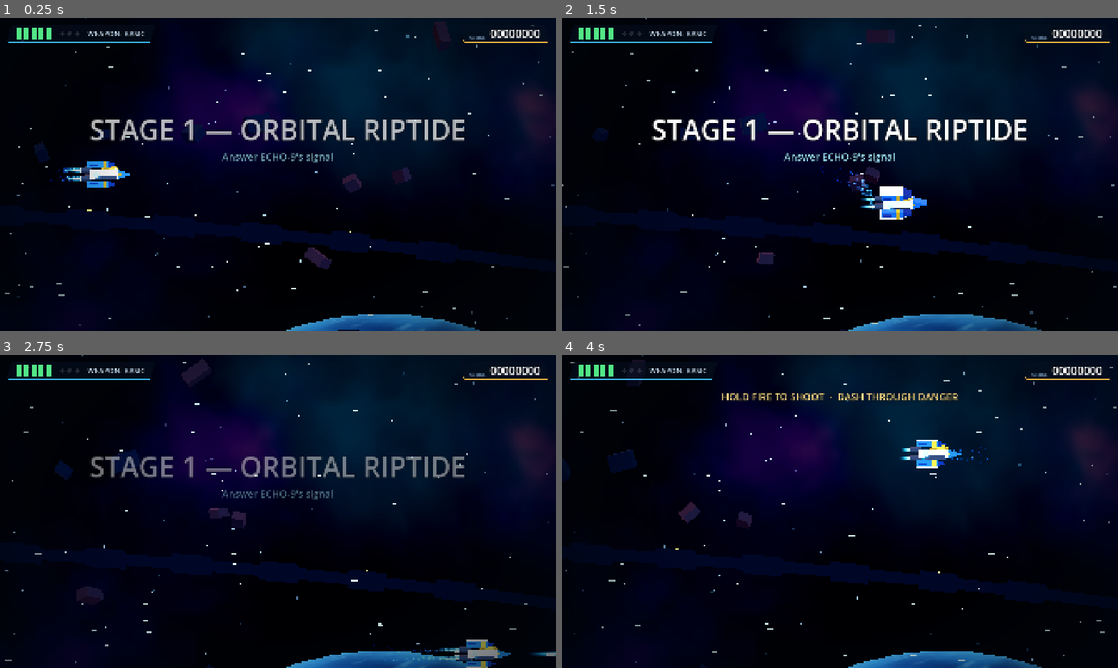
Above: before the commit, frames 1-4 (two rows, left to right).
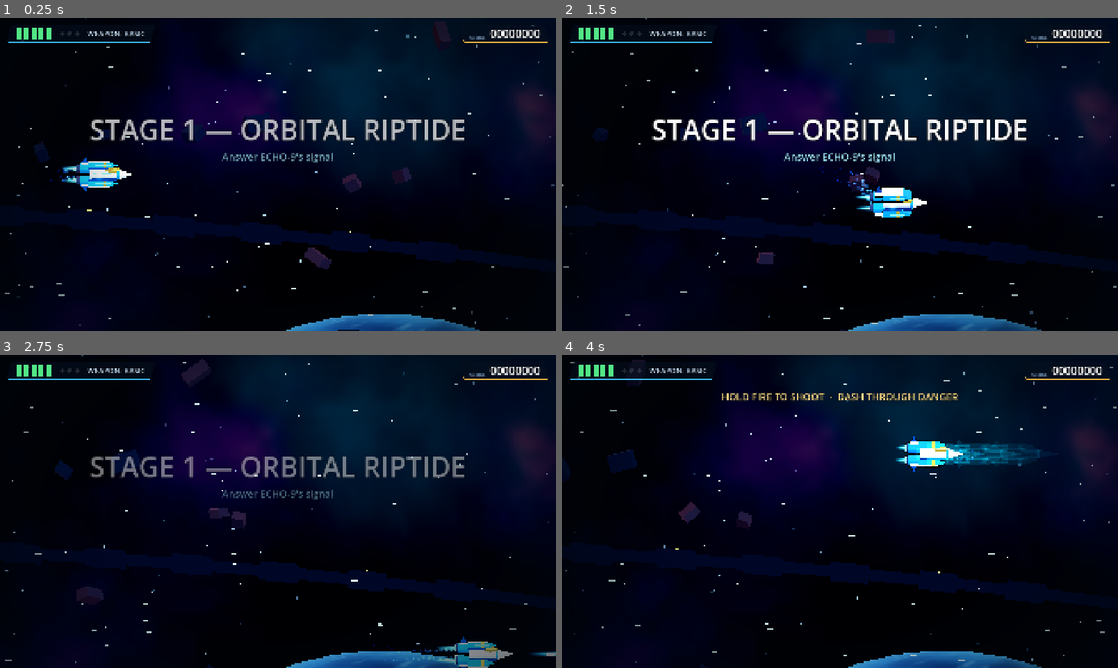
Above: after the commit, the same moments.

Repository: NikolasKorakidis/Mecha-Techa-Soldier
Game: Godot game, scene res://main/main.tscn
Same seed, same stepped clock (60 frames per second), same inputs: the game is played once before the commit and once after it.
Inputs (mouse positions are in pixels of both pictures, inside the frame that each line leads up to):
- Up to frame 1 (0.25 s): no input
- Up to frame 2 (1.5 s): tap Enter at 0.5 s; move the mouse to (962, 158) at 0.52 s; hold D (move_right) 0.53-1.28 s; tap K (dash) at 0.6 s; click (962, 158) at 0.67 s; tap Space (jump) at 0.77 s; tap L (echo) at 0.8, 1.35 s; move the mouse to (728, 190) at 1.27 s; hold S (move_down) from 1.28 s (still down)
- Up to frame 3 (2.75 s): tap Space (jump) at 1.52 s; tap J (fire) at 1.55 s; move the mouse to (333, 442) at 2.02 s; release S (move_down) at 2.03 s; hold D (move_right) from 2.03 s (still down); hold J (fire) from 2.03 s (still down); tap Z at 2.3 s
- Up to frame 4 (4 s): move the mouse to (812, 574) at 2.77 s; release D (move_right) at 2.78 s; release J (fire) at 2.78 s; hold W (move_up) 2.78-3.53 s; tap Z at 2.85 s; click (812, 574) at 2.92 s; tap Space (jump) at 3.02, 3.77 s; tap M at 3.05, 3.6 s; move the mouse to (1006, 558) at 3.52 s; hold A (move_left) from 3.53 s (still down); tap K (dash) at 3.8 s

The runs differ from the first frame. In frame 1, 0.6% of the frame differs, in the area x 11-24%, y 44-56%; in frame 2, 0.7%; in frame 3, 0.6%; in frame 4, 1.5%, in the area x 59-87%, y 26-38%.

Commit message:
Visual pass step 2: Kestrel redesign
- new hero-craft silhouette in named part groups: faceted fuselage and
  nose, dark underside keel, gold cockpit, blue swept wing blocks with
  white top strips and cyan leading edges, visible echo core, two large
  rear engine blocks (future mech shoulders)
- outline shells via scaled back-face copies (normal-grow shells vanish
  on flat faces under the ortho camera)
- recoil and squash on echo-weapon shots, low-health engine sputter,
  dash afterimages, death breakup into recognizable fragments
- invulnerability blink now tints instead of hiding the ship
- collision shapes unchanged

Co-Authored-By: Claude Opus 5.5 <noreply@anthropic.com>
Claude-Session: https://claude.ai/code/session_01PVvv6XH9MFznwUdwK1tWZd

Diff:
--- a/art/models/kestrel_model.gd
+++ b/art/models/kestrel_model.gd
@@ -1,63 +1,88 @@
 @tool
 class_name KestrelModel
 extends Node3D
-## Kestrel interceptor, built from primitives (faces +X). Broad white-and-blue body,
-## gold canopy, oversized wing blocks, cyan echo core and twin engine flames.
+## Kestrel interceptor (faces +X). Chunk-tech hero craft: faceted white fuselage, strong nose,
+## dark underside, gold cockpit, blue wing blocks with cyan edge accents, a visible echo core,
+## and two large rear wing/engine blocks (the mech's future shoulders).
+## Built as named part groups so the death breakup can throw recognizable pieces.
 
-const HULL := Color("eef2fb")
-const BLUE := Color("2f63e0")
-const BLUE_DARK := Color("1d2f6b")
-const GOLD := Color("ffc543")
-const METAL := Color("3a4152")
-const CORE := Color("40c8ff")
+const PART_NAMES: Array[String] = ["Nose", "Fuselage", "WingUpper", "WingLower", "EngineUpper", "EngineLower"]
 
 var _flames: Array[MeshInstance3D] = []
+var _flame_materials: Array[ShaderMaterial] = []
+var _nozzles: Array[StandardMaterial3D] = []
+var _core_glow: MeshInstance3D
 var _dash_streak: MeshInstance3D
 var _thrust: float = 0.6
+var _health_ratio: float = 1.0
 var _time: float = 0.0
+var _recoil: float = 0.0
+var _sputter: float = 0.0
 
 
 func _ready() -> void:
 	ModelKit.clear(self)
 	_flames.clear()
-	var hull := ModelKit.toon(HULL, 0.45)
-	var blue := ModelKit.toon(BLUE, 0.6, 0.45, 0.2)
-	var blue_dark := ModelKit.toon(BLUE_DARK, 0.5)
-	var gold := ModelKit.glossy(GOLD)
-	var metal := ModelKit.toon(METAL, 0.3, 0.4, 0.5)
-	var core := ModelKit.emissive(CORE, 3.0)
+	_flame_materials.clear()
+	_nozzles.clear()
+	var white := ModelKit.hull(Palette.PLAYER_PRIMARY)
+	var blue := ModelKit.hull(Palette.PLAYER_SECONDARY)
+	var blue_dark := ModelKit.hull(Palette.PLAYER_SHADOW, ArtStyle.OUTLINE_THIN)
+	var under := ModelKit.hull(Palette.PLAYER_SHADOW.darkened(0.25), ArtStyle.OUTLINE_THIN, 0.3)
+	var gold := ModelKit.glossy(Palette.PLAYER_GOLD)
+	ModelKit.with_outline(gold, ArtStyle.OUTLINE_THIN)
+	var edge := ModelKit.emissive(Palette.PLAYER_ENERGY, 2.2)
+	var metal := ModelKit.hull(Color("2b3550"), ArtStyle.OUTLINE_THIN, 0.35)
 
-	# Fuselage and nose.
-	ModelKit.box(self, Vector3(1.7, 0.52, 0.72), Vector3(0.0, 0.0, 0.0), hull)
-	ModelKit.box(self, Vector3(1.2, 0.2, 0.76), Vector3(0.1, -0.2, 0.0), metal)
-	ModelKit.prism(self, Vector3(0.52, 0.8, 0.66), Vector3(1.25, 0.0, 0.0), blue, Vector3(0, 0, -90))
-	ModelKit.box(self, Vector3(0.18, 0.1, 0.7), Vector3(0.9, 0.0, 0.0), gold)
-	ModelKit.sphere(self, 0.3, Vector3(0.35, 0.3, 0.05), gold, Vector3(1.7, 0.7, 0.95))
+	# Nose: faceted cone with a blue tip band.
+	var nose := ModelKit.group(self, "Nose", Vector3(1.05, 0.0, 0.0))
+	ModelKit.cone_x(nose, 0.34, 0.95, Vector3(0.25, 0.0, 0.0), white, 6)
+	ModelKit.hex_x(nose, 0.345, 0.14, Vector3(-0.25, 0.0, 0.0), blue, 6)
 
-	# Oversized wing blocks (they become the mech's shoulders later).
+	# Fuselage: faceted body, dark underside keel, gold cockpit, cyan spine line.
+	var body := ModelKit.group(self, "Fuselage")
+	ModelKit.hex_x(body, 0.36, 1.7, Vector3(0.05, 0.0, 0.0), white, 6, 0.92)
+	ModelKit.box(body, Vector3(1.5, 0.16, 0.5), Vector3(0.0, -0.3, 0.0), under)
+	ModelKit.sphere(body, 0.26, Vector3(0.45, 0.24, 0.08), gold, Vector3(1.9, 0.75, 1.0))
+	ModelKit.box(body, Vector3(1.1, 0.04, 0.05), Vector3(-0.1, 0.05, 0.37), edge)
+	# Echo core on the camera side, violet-cyan so it reads as energy, not armor.
+	ModelKit.sphere(body, 0.15, Vector3(-0.3, -0.02, 0.36), ModelKit.emissive(Palette.PLAYER_ENERGY.lerp(Palette.RESONANCE_VIOLET, 0.35), 3.0))
+	_core_glow = ModelKit.quad(body, Vector2.ONE * 0.9, Vector3(-0.3, -0.02, 0.45), ModelKit.glow(Palette.PLAYER_ENERGY, ArtStyle.GLOW_STANDARD * 0.6))
+
+	# Wing blocks: chunky, swept, white top strip, cyan leading edge, dark underside.
 	for side: float in [1.0, -1.0]:
-		var y := 0.56 * side
-		ModelKit.box(self, Vector3(1.25, 0.36, 1.15), Vector3(-0.35, y, 0.0), blue)
-		ModelKit.box(self, Vector3(1.3, 0.08, 1.18), Vector3(-0.35, y + 0.2 * side, 0.0), hull)
-		ModelKit.box(self, Vector3(0.22, 0.38, 1.18), Vector3(0.05, y, 0.0), gold)
-		ModelKit.prism(self, Vector3(0.36, 0.5, 1.0), Vector3(0.5, y, 0.0), blue_dark, Vector3(0, 0, -90))
-		ModelKit.box(self, Vector3(0.5, 0.12, 0.2), Vector3(-0.6, y, 0.62), blue_dark)
-		# Engine nacelle, nozzle ring and flame.
-		var ey := 0.24 * side
-		ModelKit.cylinder(self, 0.19, 0.22, 0.62, Vector3(-1.0, ey, 0.0), metal, Vector3(0, 0, 90))
-		ModelKit.cylinder(self, 0.2, 0.2, 0.06, Vector3(-1.33, ey, 0.0), core, Vector3(0, 0, 90))
-		var flame := ModelKit.quad(self, Vector2(1.0, 0.34), Vector3(-1.85, ey, 0.05),
-				ModelKit.glow(Color(0.45, 0.85, 1.0), 2.2, ModelKit.GlowShape.STREAK))
+		var wing := ModelKit.group(self, "WingUpper" if side > 0 else "WingLower", Vector3(-0.2, 0.52 * side, 0.0))
+		ModelKit.box(wing, Vector3(1.15, 0.34, 1.0), Vector3(-0.1, 0.0, 0.0), blue)
+		ModelKit.prism(wing, Vector3(0.34, 0.55, 1.0), Vector3(0.74, 0.0, 0.0), blue, Vector3(0, 0, -90))
+		ModelKit.box(wing, Vector3(1.2, 0.07, 1.02), Vector3(-0.1, 0.19 * side, 0.0), white)
+		ModelKit.box(wing, Vector3(0.9, 0.05, 0.06), Vector3(0.15, 0.0, 0.52), edge)
+		ModelKit.box(wing, Vector3(0.2, 0.36, 1.03), Vector3(0.22, 0.0, 0.0), gold)
+		ModelKit.box(wing, Vector3(1.1, 0.08, 0.9), Vector3(-0.12, -0.18 * side, 0.0), blue_dark)
+
+	# Rear wing/engine blocks — large, rounded, future mech shoulders.
+	for side: float in [1.0, -1.0]:
+		var engine := ModelKit.group(self, "EngineUpper" if side > 0 else "EngineLower", Vector3(-1.0, 0.36 * side, -0.05))
+		ModelKit.hex_x(engine, 0.3, 0.8, Vector3.ZERO, blue, 8, 0.9)
+		ModelKit.box(engine, Vector3(0.7, 0.12, 0.7), Vector3(0.05, 0.26 * side, 0.0), white)
+		ModelKit.prism(engine, Vector3(0.5, 0.45, 0.25), Vector3(-0.1, 0.42 * side, 0.0), blue_dark,
+				Vector3(0, 0, 0.0 if side > 0 else 180.0))
+		ModelKit.hex_x(engine, 0.24, 0.18, Vector3(-0.48, 0.0, 0.0), metal, 8)
+		var nozzle := ModelKit.emissive(Palette.PLAYER_ENERGY, 2.6)
+		_nozzles.append(nozzle)
+		ModelKit.cylinder(engine, 0.2, 0.2, 0.05, Vector3(-0.58, 0.0, 0.0), nozzle, Vector3(0, 0, 90), 8)
+		var flame_material := ModelKit.glow(Palette.PLAYER_ENERGY.lerp(Color.WHITE, 0.25), 2.2, ModelKit.GlowShape.STREAK)
+		_flame_materials.append(flame_material)
+		var flame := ModelKit.quad(engine, Vector2(1.0, 0.36), Vector3(-1.1, 0.0, 0.05), flame_material)
 		_flames.append(flame)
 
-	# Echo core on the camera-facing side: the part that moves into the mech arm.
-	ModelKit.sphere(self, 0.17, Vector3(-0.45, 0.0, 0.38), core)
-	ModelKit.quad(self, Vector2(0.9, 0.9), Vector3(-0.45, 0.0, 0.45), ModelKit.glow(CORE, 0.9))
+	_dash_streak = ModelKit.quad(self, Vector2(4.2, 1.5), Vector3(-2.6, 0.0, -0.4),
+			ModelKit.glow(Palette.PLAYER_SECONDARY.lerp(Palette.PLAYER_ENERGY, 0.5), 1.3, ModelKit.GlowShape.STREAK))
+	_dash_streak.visible = false
 
-	# Tapered afterimage shown only while dashing.
-	_dash_streak = ModelKit.quad(self, Vector2(4.0, 1.4), Vector3(-2.4, 0.0, -0.3),
-			ModelKit.glow(Color(0.35, 0.75, 1.0), 1.4, ModelKit.GlowShape.STREAK))
-	_dash_streak.visible = false
+
+## 0 = idle, 1 = cruising forward, >1 = dash burst.
+func set_thrust(value: float) -> void:
+	_thrust = value
 
 
 func set_dashing(dashing: bool) -> void:
@@ -65,18 +90,53 @@
 		_dash_streak.visible = dashing
 
 
-## 0 = idle, 1 = cruising forward, >1 = dash burst.
-func set_thrust(value: float) -> void:
-	_thrust = value
+## Backward kick + squash on strong shots (0..1).
+func recoil(strength: float = 1.0) -> void:
+	_recoil = maxf(_recoil, clampf(strength, 0.0, 1.0))
+
+
+## Below ~25% the engines sputter and smoke.
+func set_health_ratio(ratio: float) -> void:
+	_health_ratio = ratio
+
+
+## World-space copies of the major parts for the death breakup.
+func make_fragments() -> Array[Node3D]:
+	var pieces: Array[Node3D] = []
+	for part_name in PART_NAMES:
+		var part := get_node_or_null(NodePath(part_name)) as Node3D
+		if part == null:
+			continue
+		var copy := part.duplicate() as Node3D
+		copy.transform = part.global_transform
+		pieces.append(copy)
+	return pieces
 
 
 func _process(delta: float) -> void:
 	if Engine.is_editor_hint():
 		return
 	_time += delta
+	var damaged := _health_ratio <= 0.25
+	if damaged:
+		# Irregular engine cut-outs.
+		_sputter -= delta
+		if _sputter <= -0.12:
+			_sputter = randf_range(0.2, 0.7)
+	var cut := damaged and _sputter < 0.0
 	for i in _flames.size():
 		var flicker := 0.85 + 0.15 * sin(_time * 55.0 + i * 1.7)
-		var length := (0.55 + _thrust * 0.75) * flicker
+		if damaged:
+			flicker *= randf_range(0.5, 1.1)
+		var length := (0.55 + _thrust * 0.75) * flicker * (0.25 if cut else 1.0)
 		var flame := _flames[i]
 		flame.scale = Vector3(length, 0.8 + 0.2 * flicker, 1.0)
-		flame.position.x = -1.36 - length * 0.5
+		flame.position.x = -0.62 - length * 0.5
+		_nozzles[i].emission_energy_multiplier = (0.6 if cut else 2.6)
+	if _core_glow:
+		(_core_glow.material_override as ShaderMaterial).set_shader_parameter(
+				&"energy", ArtStyle.GLOW_STANDARD * (0.5 + 0.15 * sin(_time * 4.0)))
+	if _recoil > 0.0:
+		_recoil = maxf(0.0, _recoil - delta * 7.0)
+	position.x = -_recoil * 0.22
+	scale = Vector3(1.0 - _recoil * 0.08, 1.0 + _recoil * 0.05, 1.0) if not _dash_streak.visible else scale
--- a/art/models/model_kit.gd
+++ b/art/models/model_kit.gd
@@ -6,6 +6,22 @@
 const GLOW_SHADER := preload("res://art/shaders/additive_glow.gdshader")
 
 enum GlowShape { RADIAL, STREAK, RING, FLAME }
+
+
+const OUTLINE_META := &"outline_thickness"
+
+static var _outline_material: StandardMaterial3D
+
+
+## Marks a material so every mesh built with it gets a dark outline shell.
+static func with_outline(mat: Material, thickness: float = ArtStyle.OUTLINE_THICK) -> Material:
+	mat.set_meta(OUTLINE_META, thickness)
+	return mat
+
+
+## Toon hull with an outline shell.
+static func hull(color: Color, thickness: float = ArtStyle.OUTLINE_THICK, rim: float = 0.55) -> StandardMaterial3D:
+	return with_outline(toon(color, rim, 0.5, 0.15), thickness) as StandardMaterial3D
 
 
 static func toon(color: Color, rim: float = 0.5, roughness: float = 0.55, metallic: float = 0.1) -> StandardMaterial3D:
@@ -72,6 +88,25 @@
 	return _add(parent, mesh, pos, mat, rot_deg)
 
 
+## Cone along +X (tip forward) — noses and prongs. `sides` 6 gives a faceted, beveled read.
+static func cone_x(parent: Node3D, radius: float, length: float, pos: Vector3, mat: Material, sides: int = 6, flip: bool = false) -> MeshInstance3D:
+	return cylinder(parent, 0.0, radius, length, pos, mat, Vector3(0, 0, 90 if flip else -90), sides)
+
+
+## Faceted rod along X — fuselages, nacelles, pipes.
+static func hex_x(parent: Node3D, radius: float, length: float, pos: Vector3, mat: Material, sides: int = 6, taper: float = 1.0) -> MeshInstance3D:
+	return cylinder(parent, radius * taper, radius, length, pos, mat, Vector3(0, 0, -90), sides)
+
+
+## Empty grouping node (model part), so parts can be animated or broken off together.
+static func group(parent: Node3D, part_name: String, pos := Vector3.ZERO) -> Node3D:
+	var node := Node3D.new()
+	node.name = part_name
+	node.position = pos
+	parent.add_child(node)
+	return node
+
+
 static func sphere(parent: Node3D, radius: float, pos: Vector3, mat: Material, scale := Vector3.ONE) -> MeshInstance3D:
 	var mesh := SphereMesh.new()
 	mesh.radius = radius
@@ -105,4 +140,28 @@
 	node.position = pos
 	node.rotation_degrees = rot_deg
 	parent.add_child(node)
+	if mat and mat.has_meta(OUTLINE_META):
+		_add_outline_shell(node, float(mat.get_meta(OUTLINE_META)))
 	return node
+
+
+## Inverted-hull outline: a dark copy scaled out by `thickness` on every axis, drawing only
+## its back faces, so it shows as a rim around the silhouette and never covers the hull.
+## (Normal-grow shells vanish on flat box faces seen head-on by the ortho camera.)
+static func _add_outline_shell(node: MeshInstance3D, thickness: float) -> void:
+	if _outline_material == null:
+		_outline_material = StandardMaterial3D.new()
+		_outline_material.shading_mode = BaseMaterial3D.SHADING_MODE_UNSHADED
+		_outline_material.albedo_color = ArtStyle.OUTLINE_COLOR
+		_outline_material.cull_mode = BaseMaterial3D.CULL_FRONT
+	var size := node.mesh.get_aabb().size
+	var shell := MeshInstance3D.new()
+	shell.name = "Outline"
+	shell.mesh = node.mesh
+	shell.material_override = _outline_material
+	shell.cast_shadow = GeometryInstance3D.SHADOW_CASTING_SETTING_OFF
+	shell.scale = Vector3(
+		(size.x + thickness * 2.0) / maxf(size.x, 0.001),
+		(size.y + thickness * 2.0) / maxf(size.y, 0.001),
+		(size.z + thickness * 2.0) / maxf(size.z, 0.001))
+	node.add_child(shell)
--- a/components/flash_component.gd
+++ b/components/flash_component.gd
@@ -1,10 +1,12 @@
 class_name FlashComponent
 extends Node
 ## Hit feedback on a visual node.
-## BLINK toggles visibility (player invulnerability window).
+## BLINK toggles visibility.
 ## OVERLAY paints every mesh under the target bright white for a moment (enemy hits).
+## TINT_BLINK alternates a translucent tint on and off, so the silhouette never disappears
+## (player invulnerability window).
 
-enum Mode { BLINK, OVERLAY }
+enum Mode { BLINK, OVERLAY, TINT_BLINK }
 
 const OVERLAY_COLOR := Color(1.0, 1.0, 1.0, 0.6)
 ## Under sustained fire the overlay strobes instead of staying solid white.
@@ -14,7 +16,12 @@
 @export var mode: Mode = Mode.BLINK
 @export var interval: float = 0.07
 
+const TINT_COLOR := Color(0.75, 0.95, 1.0, 0.55)
+
 static var _overlay_material: StandardMaterial3D
+static var _tint_material: StandardMaterial3D
+
+var _tinted: bool = false
 
 var _time_left: float = 0.0
 var _toggle_left: float = 0.0
@@ -37,6 +44,8 @@
 		target.visible = true
 	if mode == Mode.OVERLAY:
 		_set_overlay(false)
+	elif mode == Mode.TINT_BLINK:
+		_set_tint(false)
 
 
 func is_flashing() -> bool:
@@ -48,11 +57,14 @@
 	if _time_left <= 0.0 or target == null:
 		return
 	_time_left -= delta
-	if mode == Mode.BLINK:
+	if mode == Mode.BLINK or mode == Mode.TINT_BLINK:
 		_toggle_left -= delta
 		if _toggle_left <= 0.0:
 			_toggle_left = interval
-			target.visible = not target.visible
+			if mode == Mode.BLINK:
+				target.visible = not target.visible
+			else:
+				_set_tint(not _tinted)
 	if _time_left <= 0.0:
 		stop()
 
@@ -65,5 +77,26 @@
 		_overlay_material.shading_mode = BaseMaterial3D.SHADING_MODE_UNSHADED
 		_overlay_material.transparency = BaseMaterial3D.TRANSPARENCY_ALPHA
 		_overlay_material.albedo_color = OVERLAY_COLOR
+	_overlay_material.albedo_color.a = OVERLAY_COLOR.a * ArtStyle.flash_scale()
 	for node in target.find_children("*", "GeometryInstance3D", true, false):
+		if node.name == &"Outline":
+			continue
 		(node as GeometryInstance3D).material_overlay = _overlay_material if enabled else null
+
+
+func _set_tint(enabled: bool) -> void:
+	_tinted = enabled
+	if target == null:
+		return
+	if _tint_material == null:
+		_tint_material = StandardMaterial3D.new()
+		_tint_material.shading_mode = BaseMaterial3D.SHADING_MODE_UNSHADED
+		_tint_material.transparency = BaseMaterial3D.TRANSPARENCY_ALPHA
+		_tint_material.albedo_color = TINT_COLOR
+	var tint := Color(TINT_COLOR, TINT_COLOR.a * ArtStyle.flash_scale())
+	_tint_material.albedo_color = tint
+	for node in target.find_children("*", "GeometryInstance3D", true, false):
+		var geo := node as GeometryInstance3D
+		if geo.name == &"Outline" or (geo is MeshInstance3D and (geo as MeshInstance3D).mesh is QuadMesh):
+			continue  # Leave outlines and glows alone.
+		geo.material_overlay = _tint_material if enabled else null
--- a/player/ship/ship_player.gd
+++ b/player/ship/ship_player.gd
@@ -34,6 +34,7 @@
 var _hit_left: float = 0.0
 var _dash_meter_material: StandardMaterial3D
 var _muzzle_flash_left: float = 0.0
+var _afterimage_left: float = 0.0
 
 # Telemetry (F3 debug panel).
 var _accel_timer: float = -1.0
@@ -181,6 +182,14 @@
 		model.scale = Vector3(1.25, 0.8, 1.0) if movement.is_dashing else Vector3.ONE
 		model.set_thrust(2.0 if movement.is_dashing else 0.6 + movement.velocity.x / tuning.max_speed * 0.5)
 		model.set_dashing(movement.is_dashing)
+		model.set_health_ratio(float(health.current) / float(health.max_health))
+		if movement.is_dashing:
+			_afterimage_left -= delta
+			if _afterimage_left <= 0.0:
+				_afterimage_left = 0.06
+				_spawn_afterimage()
+		else:
+			_afterimage_left = 0.0
 	if muzzle_flash:
 		_muzzle_flash_left -= delta
 		muzzle_flash.visible = _muzzle_flash_left > 0.0
@@ -204,6 +213,9 @@
 
 
 func _on_weapon_fired() -> void:
+	# Strong (echo) shots kick the hull back; the base gun stays steady.
+	if model and RunSession.selected_echo != RunSession.NO_ECHO:
+		model.recoil(0.45)
 	if muzzle_flash:
 		_muzzle_flash_left = 0.045
 		muzzle_flash.scale = Vector3.ONE * randf_range(0.8, 1.2)
@@ -242,4 +254,17 @@
 	hurtbox.set_deferred(&"monitorable", false)
 	_update_invulnerability()
 	Vfx.spawn(get_tree(), death_effect, global_position, 1.8)
+	_break_apart()
 	died.emit()
+
+
+func _spawn_afterimage() -> void:
+	var root := get_tree().get_first_node_in_group(Vfx.ROOT_GROUP)
+	if root and model:
+		root.add_child(Afterimage.from_model(model, Palette.PLAYER_ENERGY))
+
+
+func _break_apart() -> void:
+	var root := get_tree().get_first_node_in_group(Vfx.ROOT_GROUP)
+	if root and model:
+		root.add_child(FragmentBurst.create(model.make_fragments(), global_position))
--- a/player/ship/ship_player.tscn
+++ b/player/ship/ship_player.tscn
@@ -118,6 +118,7 @@
 [node name="Flash" type="Node" parent="." node_paths=PackedStringArray("target")]
 script = ExtResource("7_flash")
 target = NodePath("../Model")
+mode = 2
 
 [node name="Movement" type="Node" parent="."]
 script = ExtResource("3_move")
--- /dev/null
+++ b/vfx/afterimage.gd
@@ -0,0 +1,36 @@
+class_name Afterimage
+extends Node3D
+## Translucent cyan snapshot of a model that fades in place (dash afterimage).
+
+const LIFETIME := 0.28
+
+var _material: StandardMaterial3D
+var _age: float = 0.0
+
+
+static func from_model(model: Node3D, color: Color) -> Afterimage:
+	var ghost := Afterimage.new()
+	ghost._material = StandardMaterial3D.new()
+	ghost._material.shading_mode = BaseMaterial3D.SHADING_MODE_UNSHADED
+	ghost._material.transparency = BaseMaterial3D.TRANSPARENCY_ALPHA
+	ghost._material.blend_mode = BaseMaterial3D.BLEND_MODE_ADD
+	ghost._material.albedo_color = Color(color, 0.16)
+	ghost.transform = model.global_transform
+	for mesh in model.find_children("*", "MeshInstance3D", true, false):
+		var src := mesh as MeshInstance3D
+		if not src.visible or src.mesh is QuadMesh or src.name == &"Outline":
+			continue
+		var copy := MeshInstance3D.new()
+		copy.mesh = src.mesh
+		copy.material_override = ghost._material
+		copy.transform = model.global_transform.affine_inverse() * src.global_transform
+		copy.cast_shadow = GeometryInstance3D.SHADOW_CASTING_SETTING_OFF
+		ghost.add_child(copy)
+	return ghost
+
+
+func _process(delta: float) -> void:
+	_age += delta
+	_material.albedo_color.a = 0.16 * (1.0 - _age / LIFETIME)
+	if _age >= LIFETIME:
+		queue_free()
--- /dev/null
+++ b/vfx/fragment_burst.gd
@@ -0,0 +1,40 @@
+class_name FragmentBurst
+extends Node3D
+## Throws a few recognizable model pieces outward, spinning, then shrinks them away.
+
+const LIFETIME := 1.4
+
+var _pieces: Array[Node3D] = []
+var _velocities: Array[Vector3] = []
+var _spins: Array[Vector3] = []
+var _age: float = 0.0
+
+
+static func create(pieces: Array[Node3D], origin: Vector3, force: float = 7.0) -> FragmentBurst:
+	var burst := FragmentBurst.new()
+	for piece in pieces:
+		burst._pieces.append(piece)
+		var away := piece.transform.origin - origin
+		away.z = 0.0
+		var dir := away.normalized() if away.length() > 0.05 else Vector3(randf_range(-1, 1), randf_range(-1, 1), 0).normalized()
+		burst._velocities.append(dir * force * randf_range(0.7, 1.2) + Vector3(randf_range(-1, 1), randf_range(-1, 1), 0))
+		burst._spins.append(Vector3(randf_range(-6, 6), randf_range(-6, 6), randf_range(-9, 9)))
+	return burst
+
+
+func _ready() -> void:
+	for piece in _pieces:
+		add_child(piece)
+
+
+func _process(delta: float) -> void:
+	_age += delta
+	var shrink := clampf(1.0 - (_age - LIFETIME * 0.6) / (LIFETIME * 0.4), 0.0, 1.0)
+	for i in _pieces.size():
+		var piece := _pieces[i]
+		_velocities[i] *= 1.0 - 1.8 * delta
+		piece.position += _velocities[i] * delta
+		piece.rotation += _spins[i] * delta
+		piece.scale = Vector3.ONE * shrink
+	if _age >= LIFETIME:
+		queue_free()
Not shown, added: vfx/afterimage.gd.uid
Not shown, added: vfx/fragment_burst.gd.uid
